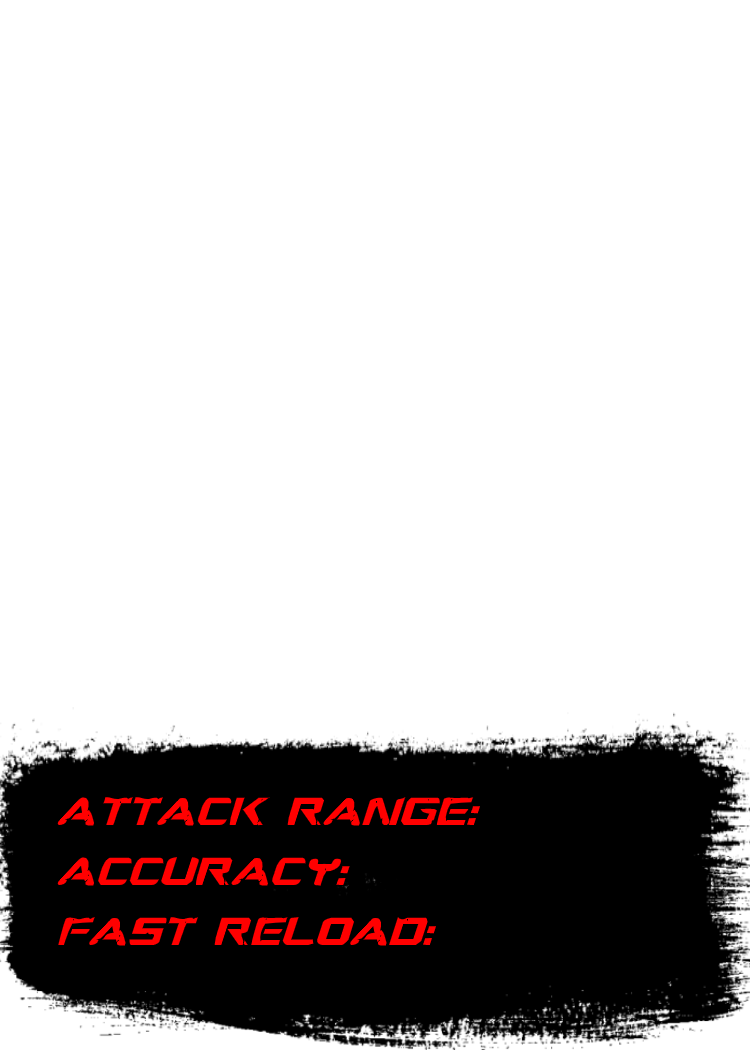
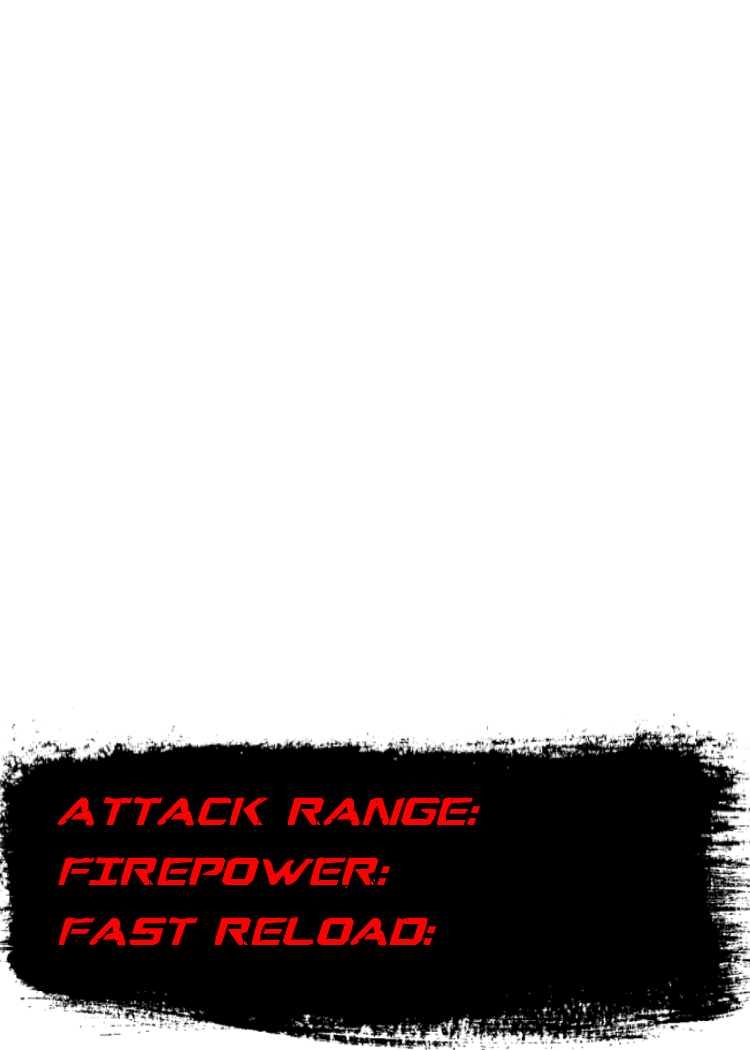
Two versions of the same layered image (750×1050). Layer-by-layer changes:
renamed "Attack Range: Accuracy: Fast Rel" to "Attack Range: Firepower: Fast Re", painted on it over bbox(57, 857, 390, 886)
